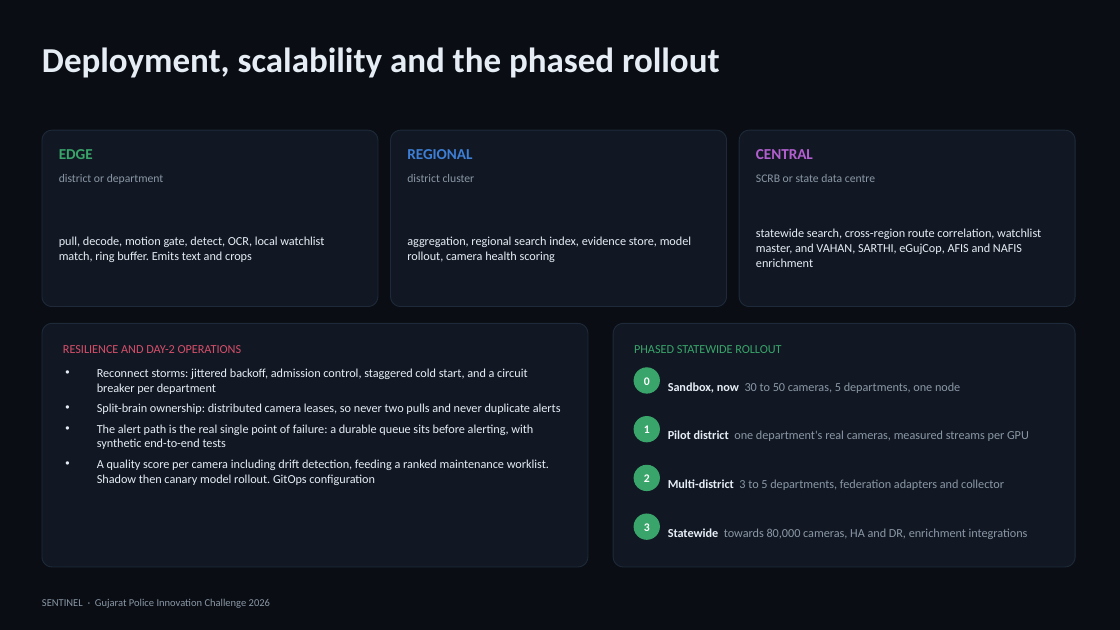
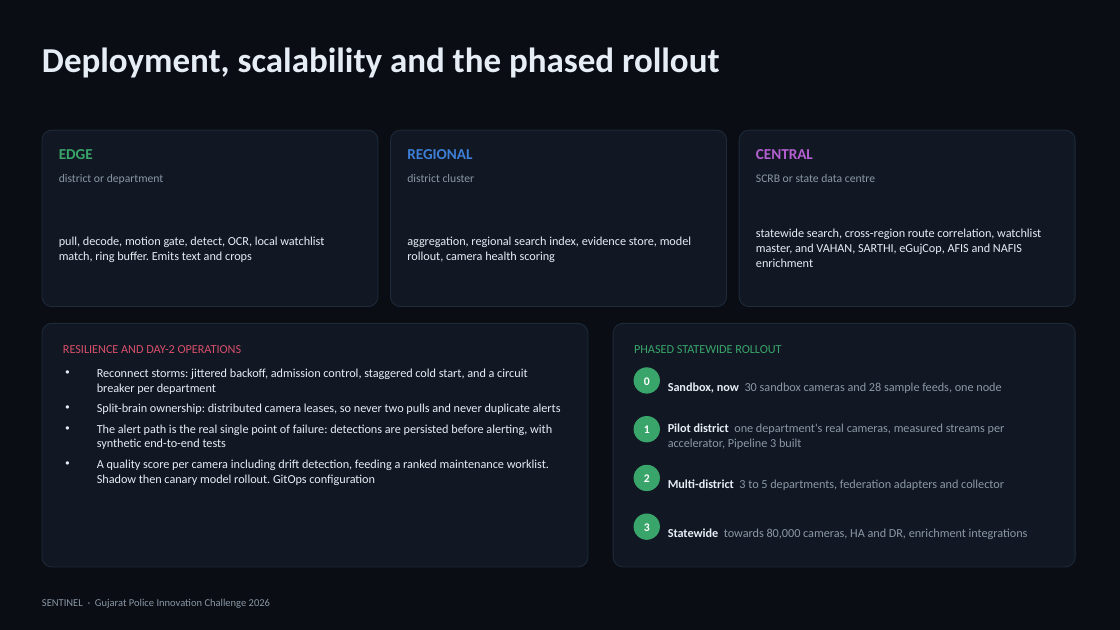
Before and after one commit to adityashroff06-code/sentinel-gujarat, a slide deck: slide 15 of deliverables/Sentinel-Solution-Presentation.pptx. Drawn at 1120x630 pixels with LibreOffice and Linux fonts; fonts in the diff are those of the drawing. Boxes give left, top, right and bottom in pixels: in the first picture for what was removed or moved away, otherwise in the second. Text is boxed around its words. In the diff, an @@ line names an element or a change of style, - is before the commit and + after.

```diff
--- a/deliverables/Sentinel-Solution-Presentation.pptx
+++ b/deliverables/Sentinel-Solution-Presentation.pptx
@@ text at [668,382,1001,393]: text changed @@
-Sandbox, now 30 to 50 cameras, 5 departments, one node
+Sandbox, now 30 sandbox cameras and 28 sample feeds, one node
@@ text at [97,424,552,449]: text changed @@
-• The alert path is the real single point of failure: a durable queue sits before alerting, with synthetic end-to-end tests
+• The alert path is the real single point of failure: detections are persisted before alerting, with synthetic end-to-end tests
@@ text at [668,423,1005,449]: text changed @@
-Pilot district one department's real cameras, measured streams per GPU
+Pilot district one department's real cameras, measured streams per accelerator, Pipeline 3 built
```
Also in this commit, not shown: 15 other slides changed, 1 slide added, 1 slide removed, 19 other files.
